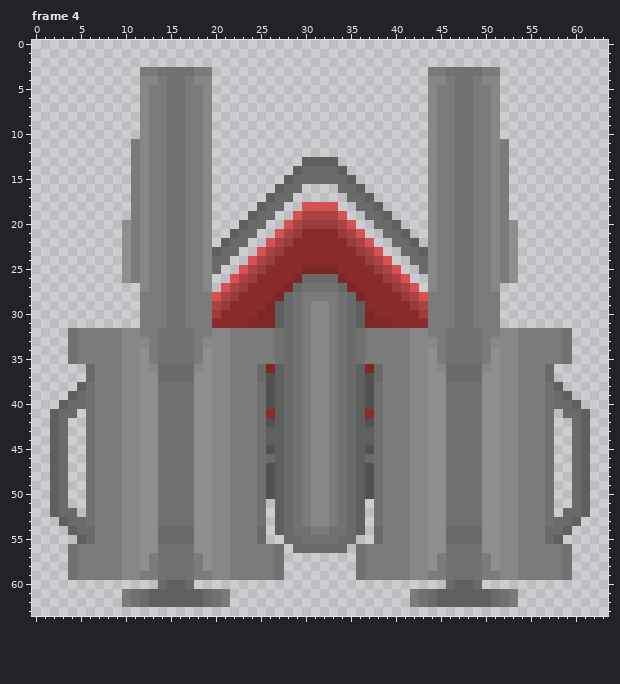
File history of a pixel-art file, assets/big_revolver.aseprite. This is how it looked before the edit.
64x64 pixels, 17 frames. Colours within 5 levels of each other are drawn and written as one. Shown: frame 4. The commit also changed other frames, which this record leaves out.
Now the later version:
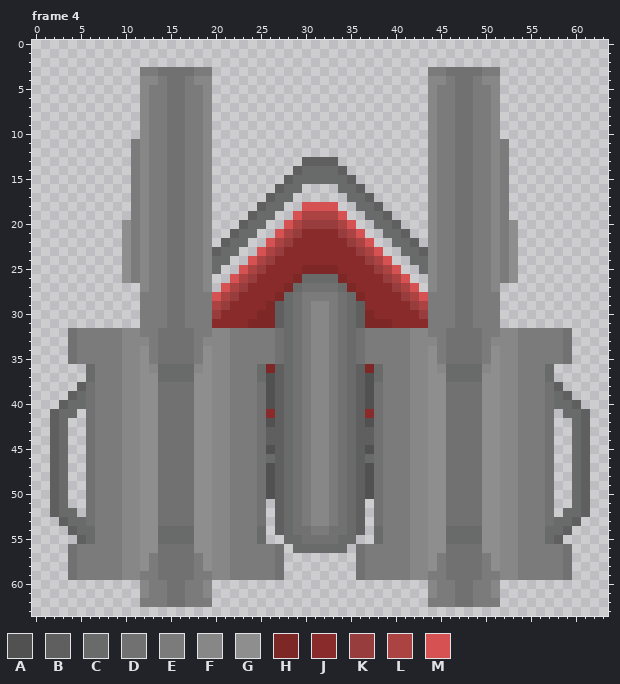
Palette (. is transparent): A #515151  B #5f5f5f  C #696a6a  D #717171  E #7b7b7b  F #878787  G #8e8e8e  H #7d2727  J #8a2b2b  K #983d3d  L #ab4343  M #d65151
Change:
Frame 4, layers "left gub", "right gub":
y 60: x 12..19 ..CBBC.. -> FEEDDEEF; x 44..51 ..CBBC.. -> FEEDDEEF
y 61: x 10..21 EDCBBBBBBCDE -> ..FEEDDEEF..; x 42..53 EDCBBBBBBCDE -> ..FEEDDEEF..
y 62: x 10..21 EDCBBBBBBCDE -> ..EEEDDEEE..; x 42..53 EDCBBBBBBCDE -> ..EEEDDEEE..
Changed places in both pictures, as pixel boxes (x1, y1, x2, y2):
changed: (122, 580, 230, 607)
changed: (410, 580, 518, 607)
